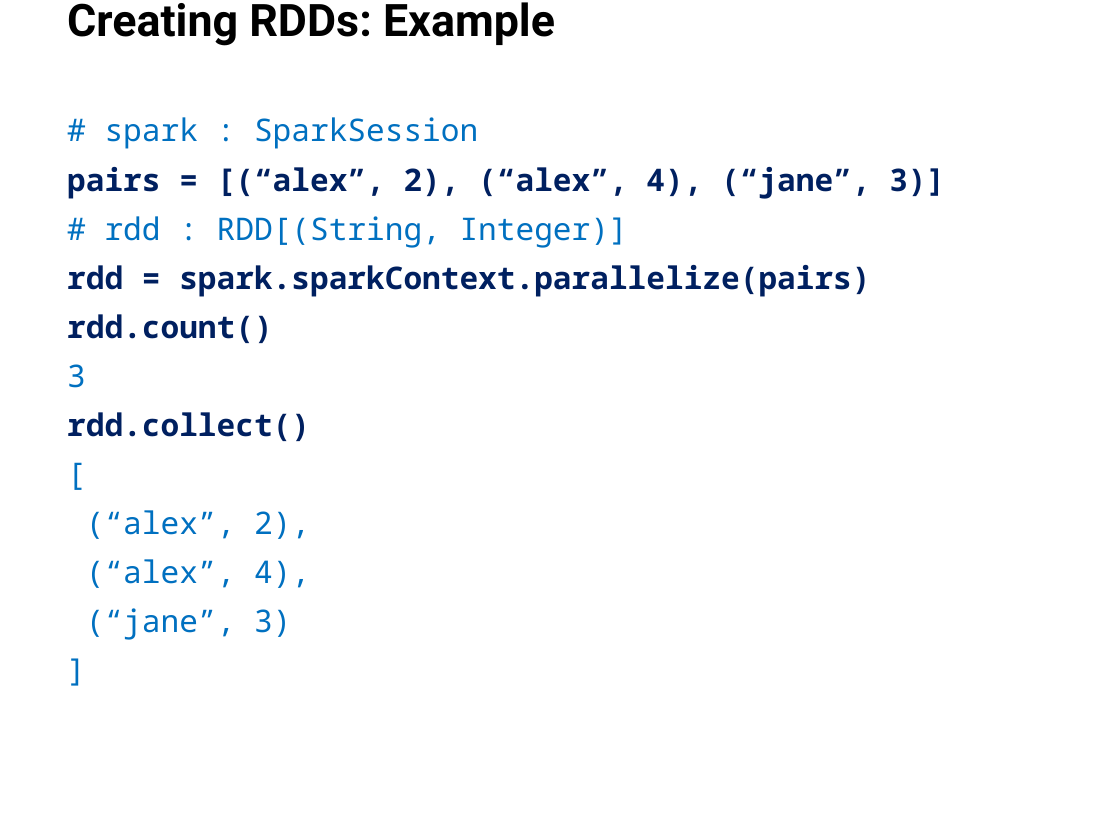
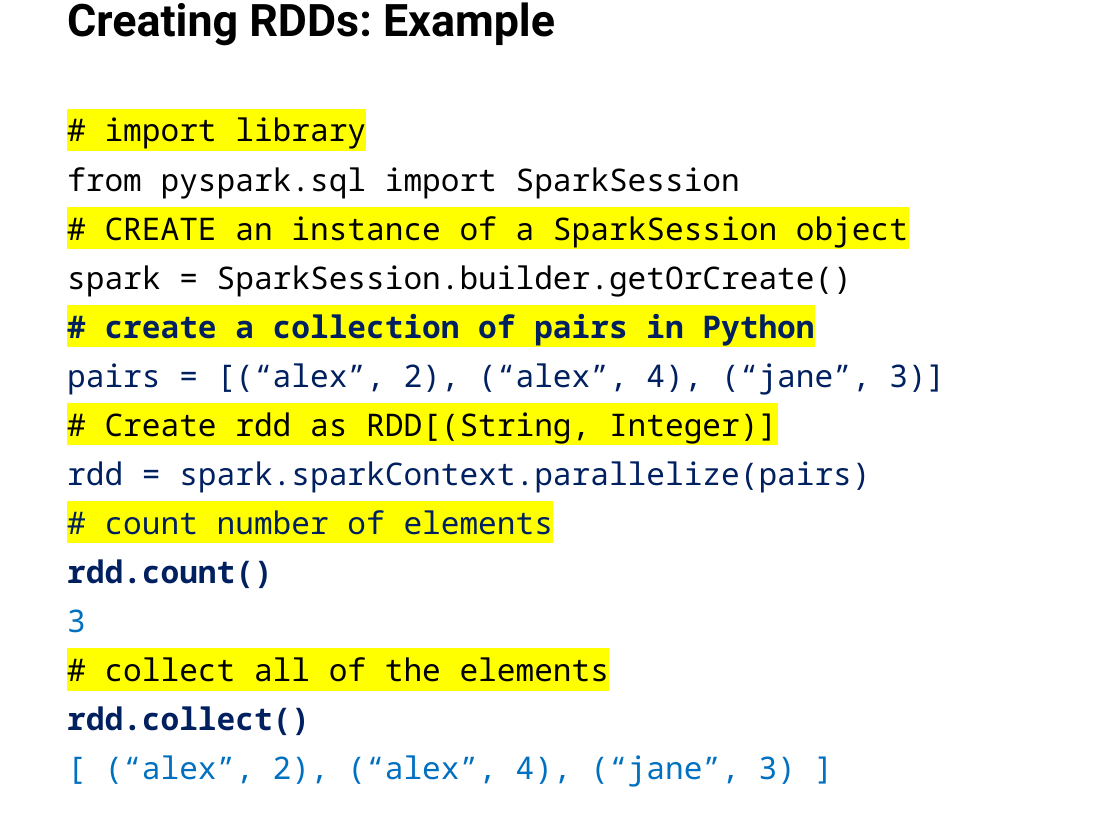
Before and after one commit to mahmoudparsian/big-data-mapreduce-course, a slide deck: slide 22 of slides/pyspark/introduction/4.2_introduction_to_pyspark.pptx (slide 18 before the commit). Drawn at 1120x840 pixels with LibreOffice and Linux fonts; fonts in the diff are those of the drawing; background and template pictures are left out. Boxes give left, top, right and bottom in pixels: in the first picture for what was removed or moved away, otherwise in the second. Text is boxed around its words. In the diff, an @@ line names an element or a change of style, - is before the commit and + after.

```diff
--- a/slides/pyspark/introduction/4.2_introduction_to_pyspark.pptx
+++ b/slides/pyspark/introduction/4.2_introduction_to_pyspark.pptx
@@ text at (67,117,908,346): text changed; text colour #0070C0 to #000000 @@
-# spark : SparkSession
+# import library
+from pyspark.sql import SparkSession
+# CREATE an instance of a SparkSession object
+spark = SparkSession.builder.getOrCreate()
+# create a collection of pairs in Python
@@ text at (67,363,945,493): bold off in "pairs = [(“alex”, 2), (“alex”, 4), (“jane”, ...", "rdd = spark.sparkContext.parallelize(pairs)" @@
@@ text at (105,412,777,444): text changed; text colour #0070C0 to #000000 @@
-# rdd : RDD[(String, Integer)]
+# Create rdd as RDD[(String, Integer)]
@@ text at (105,510,553,535): paragraph added @@
+# count number of elements
@@ text at (105,657,609,682): paragraph added @@
+# collect all of the elements
@@ text at (105,755,796,787): text changed @@
-[
-(“alex”, 2),
-(“alex”, 4),
-(“jane”, 3)
-]
+[ (“alex”, 2), (“alex”, 4), (“jane”, 3) ]
```
Also in this commit, not shown: 17 other slides changed, 9 slides added, 2 slides removed, 35 other files.
